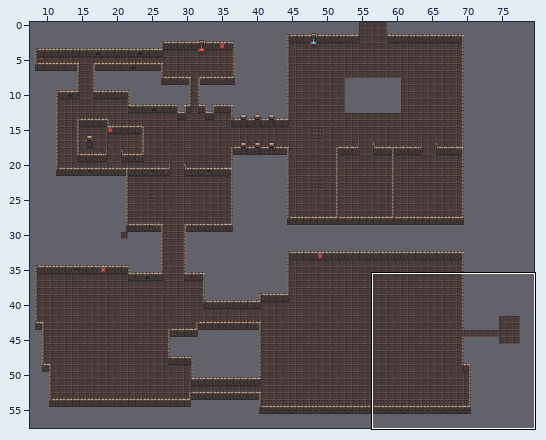
One commit to this Tiled map: demon_ruin.tmx. Above, an overview of the earlier version with the close-up marked.
Close-up. Earlier state:
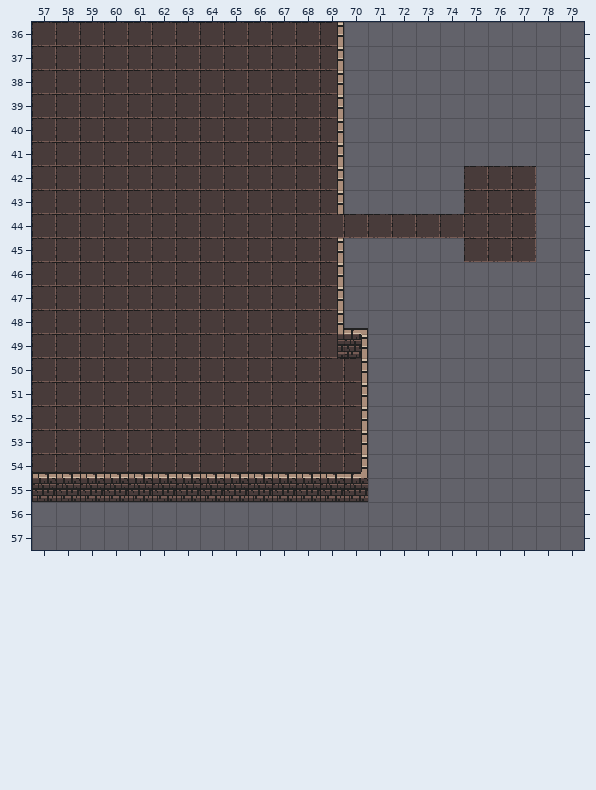
Cells are 16x16 px. Shown: x 57..79, y 36..57. The commit also changed other parts of the map, which this record leaves out.
Now the later version:
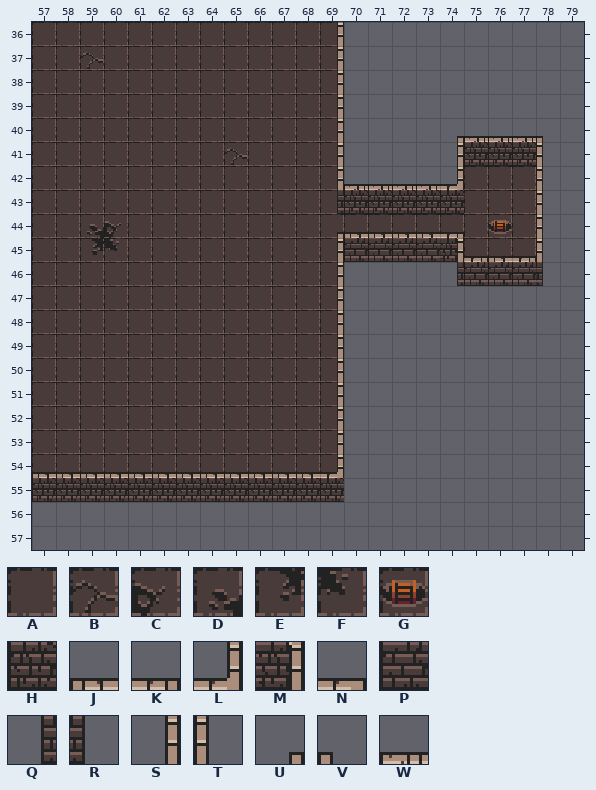
Key: from "titleset": A 0, B 1, C 3, D 5, E 6, F 7, G 8, H 21, J 25, K 26, L 46, M 48, N 50, P 51, Q 54, R 55, S 56, T 57, U 58, V 59, W 60.
_ is an empty cell.
The edit:
Layer "floor":
Tile A gives way to tile B in row 37 at x 59; in row 41 at x 65.
Tile A gives way to tile C in row 44 at x 60.
Tile A gives way to tile D in row 44 at x 59.
Tile A gives way to tile E in row 45 at x 59.
Tile A gives way to tile F in row 45 at x 60.
Tile A gives way to tile G in row 44 at x 76.
The tile that lay hidden is gone in row 55 at x 70.
Tile A is gone in rows 50 to 54 at x 70.
Layer "wall":
The edit adds tile H in row 41 at x 75 to 77; in row 43 at x 70 to 74.
The edit adds tile J in row 44 at x 70 to 73; in row 45 at x 76.
The edit adds tile K in row 44 at x 74; in row 45 at x 75 and 77.
Tile J gives way to tile L in row 54 at x 69.
The edit adds tile L in row 42 at x 74.
The edit adds tile M in row 45 at x 74.
The edit adds tile P in row 45 at x 70 to 73; in row 46 at x 75 to 77.
Tile S gives way to tile Q in row 43 at x 69.
The edit adds tile Q in row 46 at x 74.
The edit adds tile R in row 46 at x 78.
Tile Q gives way to tile S in row 49 at x 69.
The edit adds tile S in row 41 at x 74; in rows 50 to 53 at x 69.
The edit adds tile T in rows 41 to 45 at x 78.
The edit adds tile U in row 40 at x 74; in row 44 at x 69.
The edit adds tile V in row 40 at x 78.
The edit adds tile W in row 40 at x 75 to 77; in row 42 at x 70 to 73.
Tile H is gone in row 55 at x 70.
Tile L is gone in row 54 at x 70.
Tile M is gone in row 49 at x 70.
Tile N is gone in row 48 at x 70.
Tile S is gone in rows 50 to 53 at x 70.
Changed places in both close-ups, as pixel boxes (x1, y1, x2, y2):
changed: (81, 52, 103, 70)
changed: (337, 136, 543, 286)
changed: (225, 148, 247, 166)
changed: (87, 221, 128, 255)
changed: (320, 328, 368, 502)
